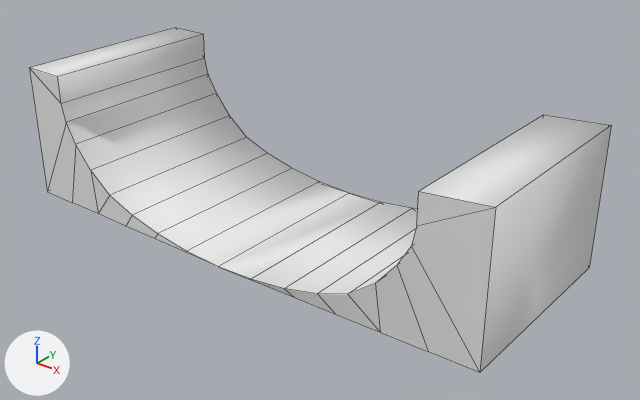
An edit to the Blender file Assets/Environments/SkatePark/HalfPipe.blend, drawn before and after from the same camera.
One viewpoint serves both versions: a 50 mm camera at (5.15, -5.94, 4.13) aimed at (0.35, 0.06, 0.41). Arrows for +X, +Y and +Z are at lower left; the lights stay in place. The picture after the commit comes second. Mesh edges are drawn as thin lines.
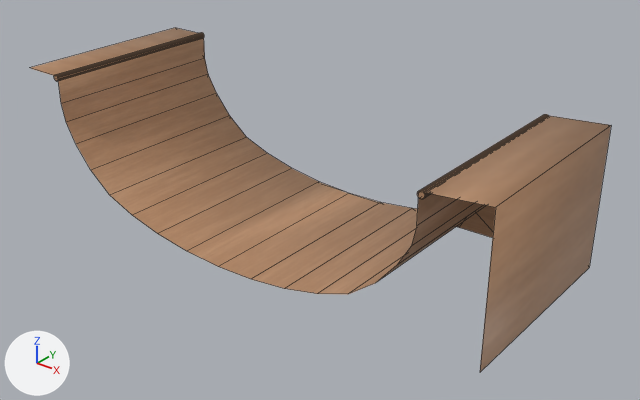
Commit message: Half pipe updates

The change, as a diff of the scene's bpy script:
```diff
--- a/Assets/Environments/SkatePark/HalfPipe.blend.py
+++ b/Assets/Environments/SkatePark/HalfPipe.blend.py
@@ img_ramptexture_png @@
+img_ramptexture_png = load_image('RampTexture.png', 'RampTexture.png', 2048, 2048, 'sRGB')
@@ mat_material_001 @@
+mat_material_001 = principled_material('Material.001')
+mat_material_001.texture = img_ramptexture_png
@@ me_cylinder_001 @@
 # used by ob_cylinder; location = (0.0, 0.0, 1.006); rotation_euler = (1.571, 0.0, 0.0), in degrees (90, 0, 0)
-me_cylinder_001.from_pydata(...)  # 66 vertices, 61 faces; spans x -2.57..2.68, y -0.98..0.43, z -1.06..1.0
+me_cylinder_001.from_pydata(...)  # 183 vertices, 110 faces; spans x -2.57..2.68, y -0.98..0.43, z -1.06..1.0
+# me_cylinder_001 part 1: a new loose piece, a 32-sided cylinder along z spanning x -2.163..-2.098, y 0.357..0.422, z -1.001..1.001, in mat_material_001 (picture img_ramptexture_png)
+# me_cylinder_001 part 2: a new loose piece, a 32-sided cylinder along z spanning x 2.091..2.157, y 0.35..0.415, z -1.001..1.001, in mat_material_001 (picture img_ramptexture_png)
+# me_cylinder_001 part 3
+# 11 vertices are removed from x -2.57..2.24, y -0.98..-0.96, z 0.95..1.0
+# 19 faces are deleted
+# me_cylinder_001 part 4: 42 faces spanning x -2.57..2.68, y -0.98..0.43, z -1.06..1.0 switch from no material to mat_material_001 (picture img_ramptexture_png)
```

Changed parts and their boxes [x1, y1, x2, y2] in the pictures (640 x 400 px):
'Cylinder', reshaped: before [29, 28, 611, 373]; after [31, 28, 611, 372]
part 1 of me_cylinder_001, added: after [54, 32, 204, 81]
part 2 of me_cylinder_001, added: after [417, 114, 548, 199]
part 3 of me_cylinder_001, deleted: before [29, 68, 496, 373]
part 4 of me_cylinder_001, recoloured (white to brown): [31, 28, 611, 372] in both
